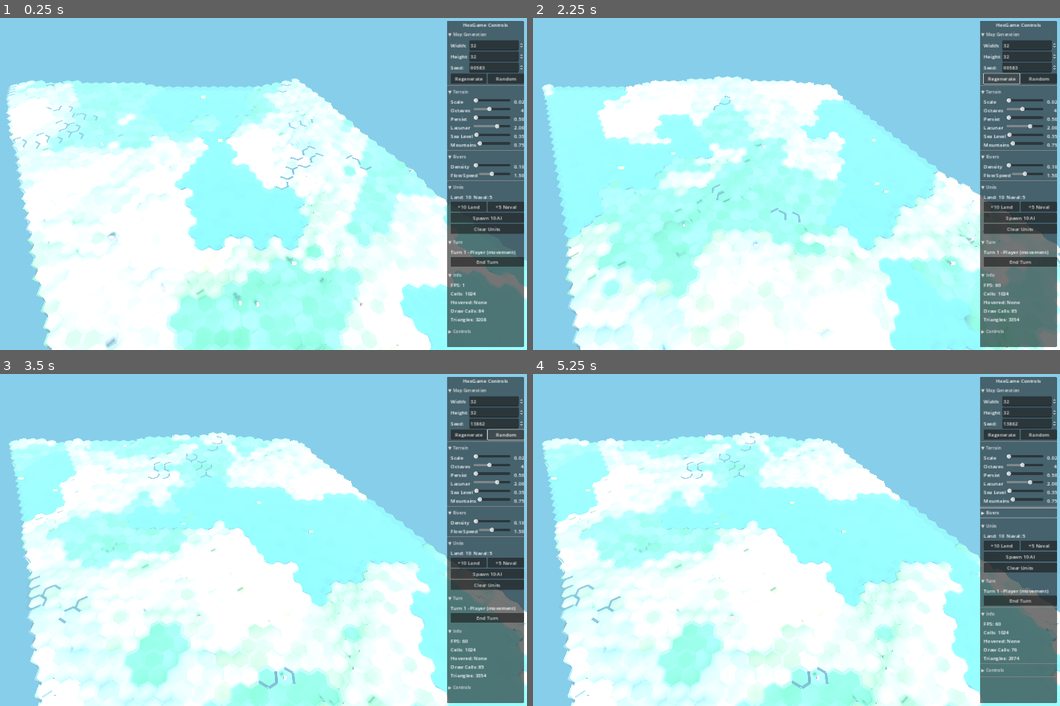
Above: before the commit, frames 1-4 (two rows, left to right).
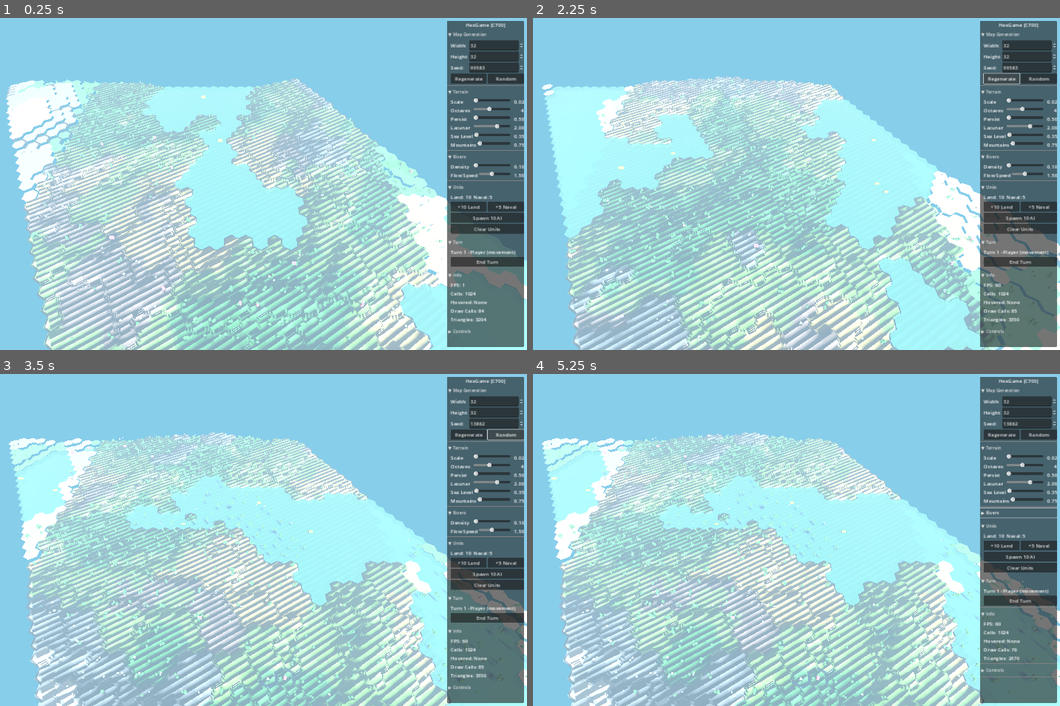
Above: after the commit, the same moments.

Repository: bobum/hexgame
Game: Godot game, scene res://scenes/main.tscn
Same seed, same stepped clock (60 frames per second), same inputs: the game is played once before the commit and once after it.
Inputs:
- Up to frame 1 (0.25 s): no input
- Up to frame 2 (2.25 s): click "▼ Map Generation" at 0.5 s; click "▶ Map Generation" at 1.25 s; click "Regenerate" at 2 s
- Up to frame 3 (3.5 s): click "Random" at 2.75 s
- Up to frame 4 (5.25 s): click "▼ Terrain" at 3.5 s; click "▶ Terrain" at 4.25 s; click "▼ Rivers" at 5 s

The runs differ from the first frame. In frame 1, 38% of the frame differs, in the area x 1-100%, y 1-100%; in frame 2, 36%; in frame 3, 38%; in frame 4, 38%.

Commit message:
Add chunked terrain renderer with LOD and distance culling
- ChunkedTerrainRenderer: 16x16 unit chunks with 3 LOD levels
- Distance culling using camera ray-ground intersection for view center
- Terrain shader with depth bias to reduce z-fighting
- FeatureRenderer for instanced trees and rocks
- Instance ID in UI panel for debugging multiple game windows
- Fog settings tuned to hide LOD transitions and culling

Co-Authored-By: Claude Opus 4.5 <noreply@anthropic.com>

Diff:
--- a/godot/scenes/main.tscn
+++ b/godot/scenes/main.tscn
@@ -11,8 +11,10 @@
 ambient_light_energy = 0.3
 tonemap_mode = 2
 fog_enabled = true
-fog_light_color = Color(0.529, 0.808, 0.922, 1)
-fog_density = 0.02
+fog_mode = 0
+fog_light_color = Color(0.6, 0.75, 0.85, 1)
+fog_light_energy = 1.0
+fog_density = 0.022
 fog_sky_affect = 0.5
 
 [node name="Main" type="Node3D"]
@@ -22,8 +24,8 @@
 script = ExtResource("2_camera")
 current = true
 fov = 60.0
-near = 0.1
-far = 200.0
+near = 1.0
+far = 300.0
 
 [node name="DirectionalLight3D" type="DirectionalLight3D" parent="."]
 transform = Transform3D(0.866025, -0.353553, 0.353553, 0, 0.707107, 0.707107, -0.5, -0.612372, 0.612372, 0, 30, 0)
--- a/godot/src/camera/map_camera.gd
+++ b/godot/src/camera/map_camera.gd
@@ -37,6 +37,9 @@
 
 func _ready() -> void:
 	target_position = target
+	# Increase near plane to reduce z-fighting at medium distances
+	near = 0.5
+	far = 500.0
 	_update_camera_position()
 
 
--- /dev/null
+++ b/godot/src/core/feature.gd
@@ -0,0 +1,21 @@
+class_name Feature
+extends RefCounted
+## Represents a decorative feature (tree, rock) on a hex cell
+
+enum Type {
+	NONE,
+	TREE,
+	ROCK
+}
+
+var type: Type = Type.NONE
+var position: Vector3 = Vector3.ZERO
+var rotation: float = 0.0
+var scale: float = 1.0
+
+
+func _init(feature_type: Type = Type.NONE, pos: Vector3 = Vector3.ZERO, rot: float = 0.0, feature_scale: float = 1.0) -> void:
+	type = feature_type
+	position = pos
+	rotation = rot
+	scale = feature_scale
--- a/godot/src/core/hex_cell.gd
+++ b/godot/src/core/hex_cell.gd
@@ -16,7 +16,7 @@
 
 # Feature data
 var has_road: bool = false
-var feature_type: int = 0  # Trees, rocks, etc.
+var features: Array = []  # Trees, rocks, etc. (Feature objects)
 
 
 ## Get world position of this cell's center
--- a/godot/src/generation/map_generator.gd
+++ b/godot/src/generation/map_generator.gd
@@ -2,6 +2,8 @@
 extends RefCounted
 ## Procedural map generation using noise
 ## Matches web/src/generation/MapGenerator.ts
+
+const FeatureClass = preload("res://src/core/feature.gd")
 
 var noise: FastNoiseLite
 var grid: HexGrid
@@ -65,6 +67,9 @@
 
 	# Generate rivers
 	_generate_rivers(seed_val)
+
+	# Generate features (trees, rocks)
+	_generate_features(seed_val)
 
 
 func _generate_elevation() -> void:
@@ -137,3 +142,90 @@
 		river_count += cell.river_directions.size()
 	if river_count > 0:
 		print("Generated %d river segments" % river_count)
+
+
+func _generate_features(seed_val: int) -> void:
+	var rng = RandomNumberGenerator.new()
+	rng.seed = seed_val + 2000
+
+	var tree_count = 0
+	var rock_count = 0
+
+	for cell in grid.get_all_cells():
+		# Skip water cells
+		if cell.is_underwater():
+			continue
+
+		# Skip cells with rivers
+		if cell.has_river:
+			continue
+
+		# Feature density based on terrain type
+		var tree_chance = 0.0
+		var rock_chance = 0.0
+
+		match cell.terrain_type:
+			TerrainType.Type.FOREST:
+				tree_chance = 0.7
+				rock_chance = 0.1
+			TerrainType.Type.JUNGLE:
+				tree_chance = 0.85
+				rock_chance = 0.05
+			TerrainType.Type.PLAINS:
+				tree_chance = 0.15
+				rock_chance = 0.1
+			TerrainType.Type.SAVANNA:
+				tree_chance = 0.1
+				rock_chance = 0.15
+			TerrainType.Type.HILLS:
+				tree_chance = 0.2
+				rock_chance = 0.3
+			TerrainType.Type.MOUNTAINS:
+				tree_chance = 0.05
+				rock_chance = 0.4
+			TerrainType.Type.DESERT:
+				rock_chance = 0.2
+			TerrainType.Type.SNOW:
+				rock_chance = 0.15
+
+		# Generate features
+		var center = cell.get_world_position()
+
+		# Try to place trees
+		if tree_chance > 0 and rng.randf() < tree_chance:
+			var num_trees = rng.randi_range(1, 3)
+			for _i in range(num_trees):
+				var offset = Vector3(
+					rng.randf_range(-0.3, 0.3),
+					0,
+					rng.randf_range(-0.3, 0.3)
+				)
+				var feature = FeatureClass.new(
+					FeatureClass.Type.TREE,
+					center + offset,
+					rng.randf() * TAU,
+					rng.randf_range(0.8, 1.2)
+				)
+				cell.features.append(feature)
+				tree_count += 1
+
+		# Try to place rocks
+		if rock_chance > 0 and rng.randf() < rock_chance:
+			var num_rocks = rng.randi_range(1, 2)
+			for _i in range(num_rocks):
+				var offset = Vector3(
+					rng.randf_range(-0.35, 0.35),
+					0,
+					rng.randf_range(-0.35, 0.35)
+				)
+				var feature = FeatureClass.new(
+					FeatureClass.Type.ROCK,
+					center + offset,
+					rng.randf() * TAU,
+					rng.randf_range(0.6, 1.4)
+				)
+				cell.features.append(feature)
+				rock_count += 1
+
+	if tree_count > 0 or rock_count > 0:
+		print("Generated %d trees, %d rocks" % [tree_count, rock_count])
--- a/godot/src/main.gd
+++ b/godot/src/main.gd
@@ -7,7 +7,8 @@
 
 var grid: HexGrid
 var map_generator: MapGenerator
-var mesh_instance: MeshInstance3D
+var chunked_terrain: ChunkedTerrainRenderer
+var feature_renderer: FeatureRenderer
 var water_instance: MeshInstance3D
 var water_material: ShaderMaterial
 var river_renderer: EdgeRiverRenderer
@@ -81,6 +82,9 @@
 	# Build and display terrain mesh
 	_build_terrain()
 
+	# Build features (trees, rocks)
+	_build_features()
+
 	# Setup hover system
 	_setup_hover()
 
@@ -89,24 +93,10 @@
 
 
 func _build_terrain() -> void:
-	# Create mesh builder and generate geometry
-	var builder = HexMeshBuilder.new()
-	var mesh = builder.build_grid_mesh(grid)
-
-	# Create mesh instance
-	mesh_instance = MeshInstance3D.new()
-	mesh_instance.mesh = mesh
-
-	# Create material with vertex colors
-	var material = StandardMaterial3D.new()
-	material.vertex_color_use_as_albedo = true
-	material.shading_mode = BaseMaterial3D.SHADING_MODE_PER_VERTEX
-	material.cull_mode = BaseMaterial3D.CULL_DISABLED  # Render both sides
-	mesh_instance.material_override = material
-
-	# Add to scene
-	hex_grid_node.add_child(mesh_instance)
-	print("Terrain mesh added to scene")
+	# Create chunked terrain renderer
+	chunked_terrain = ChunkedTerrainRenderer.new()
+	hex_grid_node.add_child(chunked_terrain)
+	chunked_terrain.build(grid)
 
 	# Build water
 	_build_water()
@@ -275,6 +265,17 @@
 	_update_unit_counts()
 
 
+func _build_features() -> void:
+	# Remove old features
+	if feature_renderer:
+		feature_renderer.queue_free()
+		feature_renderer = null
+
+	feature_renderer = FeatureRenderer.new()
+	hex_grid_node.add_child(feature_renderer)
+	feature_renderer.build(grid)
+
+
 func _build_water() -> void:
 	var water_mesh = WaterRenderer.build_water_mesh(grid)
 	if water_mesh == null:
@@ -316,6 +317,10 @@
 	# Update river animation
 	if river_renderer:
 		river_renderer.update(delta)
+
+	# Update terrain visibility and LOD based on camera
+	if chunked_terrain and camera:
+		chunked_terrain.update(camera)
 
 
 func _center_camera() -> void:
@@ -344,10 +349,11 @@
 
 
 func _regenerate_map() -> void:
-	# Remove old meshes
-	if mesh_instance:
-		mesh_instance.queue_free()
-		mesh_instance = null
+	# Remove old terrain
+	if chunked_terrain:
+		chunked_terrain.dispose()
+		chunked_terrain.queue_free()
+		chunked_terrain = null
 	if water_instance:
 		water_instance.queue_free()
 		water_instance = null
@@ -355,6 +361,9 @@
 	if river_renderer:
 		river_renderer.queue_free()
 		river_renderer = null
+	if feature_renderer:
+		feature_renderer.queue_free()
+		feature_renderer = null
 
 	# Clear units
 	if unit_manager:
@@ -363,6 +372,7 @@
 	# Regenerate
 	map_generator.generate(grid, current_seed)
 	_build_terrain()
+	_build_features()
 
 	# Update hover with new grid
 	if hex_hover:
@@ -402,10 +412,11 @@
 	map_height = height
 	current_seed = seed_val
 
-	# Remove old meshes
-	if mesh_instance:
-		mesh_instance.queue_free()
-		mesh_instance = null
+	# Remove old terrain
+	if chunked_terrain:
+		chunked_terrain.dispose()
+		chunked_terrain.queue_free()
+		chunked_terrain = null
 	if water_instance:
 		water_instance.queue_free()
 		water_instance = null
@@ -413,6 +424,9 @@
 	if river_renderer:
 		river_renderer.queue_free()
 		river_renderer = null
+	if feature_renderer:
+		feature_renderer.queue_free()
+		feature_renderer = null
 
 	# Clear units
 	if unit_manager:
@@ -425,6 +439,7 @@
 	# Generate and build
 	map_generator.generate(grid, current_seed)
 	_build_terrain()
+	_build_features()
 
 	# Update hover with new grid
 	if hex_hover:
--- /dev/null
+++ b/godot/src/rendering/chunked_terrain_renderer.gd
@@ -0,0 +1,255 @@
+class_name ChunkedTerrainRenderer
+extends Node3D
+## Renders hex terrain using a chunk-based system with LOD and culling
+## Matches web/src/rendering/ChunkedTerrainRenderer.ts
+
+const CHUNK_SIZE: float = 16.0
+
+# Distance culling - chunks beyond this are hidden (works with fog)
+const MAX_RENDER_DISTANCE: float = 50.0  # Should match fog density for smooth fadeout
+
+# LOD distance thresholds (from Three.js LODDistances)
+const LOD_HIGH_TO_MEDIUM: float = 25.0
+const LOD_MEDIUM_TO_LOW: float = 45.0
+
+# Material for all terrain meshes
+var terrain_material: ShaderMaterial
+var terrain_shader: Shader
+
+# Chunk storage: key -> TerrainChunk
+var chunks: Dictionary = {}
+
+# Stats
+var total_chunk_count: int = 0
+
+
+class TerrainChunk:
+	var mesh_high: MeshInstance3D    # Full detail
+	var mesh_medium: MeshInstance3D  # Simplified
+	var mesh_low: MeshInstance3D     # Very simple
+	var cells: Array[HexCell] = []
+	var chunk_x: int = 0
+	var chunk_z: int = 0
+	var center: Vector3 = Vector3.ZERO
+
+
+func _init() -> void:
+	# Load terrain shader with depth bias to prevent z-fighting
+	terrain_shader = load("res://src/rendering/terrain_shader.gdshader")
+	terrain_material = ShaderMaterial.new()
+	terrain_material.shader = terrain_shader
+	terrain_material.set_shader_parameter("depth_bias", 0.001)
+
+
+func _get_chunk_key(cx: int, cz: int) -> String:
+	return "%d,%d" % [cx, cz]
+
+
+func _get_cell_chunk_coords(cell: HexCell) -> Vector2i:
+	var coords = HexCoordinates.new(cell.q, cell.r)
+	var world_pos = coords.to_world_position(0)
+	var cx = int(floor(world_pos.x / CHUNK_SIZE))
+	var cz = int(floor(world_pos.z / CHUNK_SIZE))
+	return Vector2i(cx, cz)
+
+
+func _get_chunk_center(cx: int, cz: int) -> Vector3:
+	return Vector3((cx + 0.5) * CHUNK_SIZE, 0, (cz + 0.5) * CHUNK_SIZE)
+
+
+## Build terrain from grid
+func build(grid: HexGrid) -> void:
+	dispose()
+
+	# Group cells into chunks
+	for cell in grid.get_all_cells():
+		var chunk_coords = _get_cell_chunk_coords(cell)
+		var key = _get_chunk_key(chunk_coords.x, chunk_coords.y)
+
+		if not chunks.has(key):
+			var new_chunk = TerrainChunk.new()
+			new_chunk.chunk_x = chunk_coords.x
+			new_chunk.chunk_z = chunk_coords.y
+			new_chunk.center = _get_chunk_center(chunk_coords.x, chunk_coords.y)
+			chunks[key] = new_chunk
+
+		chunks[key].cells.append(cell)
+
+	# Build meshes for all chunks
+	for key in chunks:
+		var chunk: TerrainChunk = chunks[key]
+		_build_chunk_meshes(chunk, grid)
+
+	total_chunk_count = chunks.size()
+	print("Built %d terrain chunks" % total_chunk_count)
+
+
+func _build_chunk_meshes(chunk: TerrainChunk, grid: HexGrid) -> void:
+	if chunk.cells.is_empty():
+		return
+
+	# HIGH detail - full hex with terraces
+	var builder_high = HexMeshBuilder.new()
+	for cell in chunk.cells:
+		builder_high.build_cell(cell, grid)
+	var mesh_high = builder_high._create_mesh()
+
+	chunk.mesh_high = MeshInstance3D.new()
+	chunk.mesh_high.mesh = mesh_high
+	chunk.mesh_high.material_override = terrain_material
+	chunk.mesh_high.cast_shadow = GeometryInstance3D.SHADOW_CASTING_SETTING_ON
+	chunk.mesh_high.name = "Chunk_%d_%d_HIGH" % [chunk.chunk_x, chunk.chunk_z]
+	add_child(chunk.mesh_high)
+
+	# MEDIUM detail - flat hexes
+	var mesh_medium = _build_flat_hex_mesh(chunk.cells)
+	chunk.mesh_medium = MeshInstance3D.new()
+	chunk.mesh_medium.mesh = mesh_medium
+	chunk.mesh_medium.material_override = terrain_material
+	chunk.mesh_medium.cast_shadow = GeometryInstance3D.SHADOW_CASTING_SETTING_OFF
+	chunk.mesh_medium.name = "Chunk_%d_%d_MED" % [chunk.chunk_x, chunk.chunk_z]
+	chunk.mesh_medium.visible = false
+	add_child(chunk.mesh_medium)
+
+	# LOW detail - simple quads (even simpler)
+	var mesh_low = _build_simple_quad_mesh(chunk.cells)
+	chunk.mesh_low = MeshInstance3D.new()
+	chunk.mesh_low.mesh = mesh_low
+	chunk.mesh_low.material_override = terrain_material
+	chunk.mesh_low.cast_shadow = GeometryInstance3D.SHADOW_CASTING_SETTING_OFF
+	chunk.mesh_low.name = "Chunk_%d_%d_LOW" % [chunk.chunk_x, chunk.chunk_z]
+	chunk.mesh_low.visible = false
+	add_child(chunk.mesh_low)
+
+
+## Build flat hex mesh (medium LOD)
+func _build_flat_hex_mesh(cells: Array[HexCell]) -> ArrayMesh:
+	var st = SurfaceTool.new()
+	st.begin(Mesh.PRIMITIVE_TRIANGLES)
+	var corners = HexMetrics.get_corners()
+
+	for cell in cells:
+		var center = cell.get_world_position()
+		var color = cell.get_color()
+
+		for i in range(6):
+			var c1 = corners[i]
+			var c2 = corners[(i + 1) % 6]
+			st.set_color(color)
+			st.add_vertex(center)
+			st.add_vertex(Vector3(center.x + c1.x, center.y, center.z + c1.z))
+			st.add_vertex(Vector3(center.x + c2.x, center.y, center.z + c2.z))
+
+	st.generate_normals()
+	return st.commit()
+
+
+## Build simple quad mesh (low LOD) - one quad per cell
+func _build_simple_quad_mesh(cells: Array[HexCell]) -> ArrayMesh:
+	var st = SurfaceTool.new()
+	st.begin(Mesh.PRIMITIVE_TRIANGLES)
+
+	for cell in cells:
+		var center = cell.get_world_position()
+		var color = cell.get_color()
+		var size = HexMetrics.OUTER_RADIUS * 0.9
+
+		# Simple quad
+		var v1 = Vector3(center.x - size, center.y, center.z - size)
+		var v2 = Vector3(center.x + size, center.y, center.z - size)
+		var v3 = Vector3(center.x + size, center.y, center.z + size)
+		var v4 = Vector3(center.x - size, center.y, center.z + size)
+
+		st.set_color(color)
+		st.add_vertex(v1)
+		st.add_vertex(v2)
+		st.add_vertex(v3)
+
+		st.set_color(color)
+		st.add_vertex(v1)
+		st.add_vertex(v3)
+		st.add_vertex(v4)
+
+	st.generate_normals()
+	return st.commit()
+
+
+## Update visibility and LOD based on camera - call every frame
+func update(camera: Camera3D) -> void:
+	var camera_pos = camera.global_position
+
+	# Calculate where camera is actually looking - project screen center to ground
+	# This properly handles camera rotation unlike using orbital target
+	var forward = -camera.global_transform.basis.z
+	var view_center: Vector3
+
+	if forward.y < -0.01:  # Camera looking down at ground
+		# Ray from camera along forward direction, find Y=0 intersection
+		var t = -camera_pos.y / forward.y
+		view_center = camera_pos + forward * t
+	else:
+		# Camera looking up or horizontal - use camera XZ position
+		view_center = Vector3(camera_pos.x, 0, camera_pos.z)
+
+	# Use simple distance-based culling without zoom scaling
+	var effective_max_dist = MAX_RENDER_DISTANCE
+	var max_dist_sq = effective_max_dist * effective_max_dist
+
+	var visible_count = 0
+	var culled_count = 0
+
+	for key in chunks:
+		var chunk: TerrainChunk = chunks[key]
+		if not chunk.mesh_high:
+			continue
+
+		# Horizontal distance from view center to chunk
+		var dx = chunk.center.x - view_center.x
+		var dz = chunk.center.z - view_center.z
+		var dist_sq = dx * dx + dz * dz
+
+		if dist_sq > max_dist_sq:
+			# Beyond render distance - hide all LODs
+			chunk.mesh_high.visible = false
+			chunk.mesh_medium.visible = false
+			chunk.mesh_low.visible = false
+			culled_count += 1
+			continue
+
+		visible_count += 1
+		var dist = sqrt(dist_sq)
+
+		# Debug: print first chunk distance occasionally
+		if key == chunks.keys()[0] and Engine.get_frames_drawn() % 120 == 0:
+			print("Chunk dist: %.1f, max: %.1f, view_center: %s" % [dist, effective_max_dist, view_center])
+
+		# LOD selection based on distance
+		if dist < LOD_HIGH_TO_MEDIUM:
+			chunk.mesh_high.visible = true
+			chunk.mesh_medium.visible = false
+			chunk.mesh_low.visible = false
+		elif dist < LOD_MEDIUM_TO_LOW:
+			chunk.mesh_high.visible = false
+			chunk.mesh_medium.visible = true
+			chunk.mesh_low.visible = false
+		else:
+			chunk.mesh_high.visible = false
+			chunk.mesh_medium.visible = false
+			chunk.mesh_low.visible = true
+
+
+func get_chunk_count() -> int:
+	return total_chunk_count
+
+
+func dispose() -> void:
+	for key in chunks:
+		var chunk: TerrainChunk = chunks[key]
+		if chunk.mesh_high:
+			chunk.mesh_high.queue_free()
+		if chunk.mesh_medium:
+			chunk.mesh_medium.queue_free()
+		if chunk.mesh_low:
+			chunk.mesh_low.queue_free()
+	chunks.clear()
+	total_chunk_count = 0
--- /dev/null
+++ b/godot/src/rendering/feature_renderer.gd
@@ -0,0 +1,256 @@
+class_name FeatureRenderer
+extends Node3D
+## Renders instanced features (trees, rocks) using MultiMesh for performance
+
+const FeatureClass = preload("res://src/core/feature.gd")
+
+var tree_multimesh: MultiMeshInstance3D
+var rock_multimesh: MultiMeshInstance3D
+
+var tree_material: StandardMaterial3D
+var rock_material: StandardMaterial3D
+
+
+func _init() -> void:
+	# Create materials
+	tree_material = StandardMaterial3D.new()
+	tree_material.albedo_color = Color(0.133, 0.545, 0.133)  # Forest green
+	tree_material.shading_mode = BaseMaterial3D.SHADING_MODE_PER_VERTEX
+	tree_material.cull_mode = BaseMaterial3D.CULL_BACK
+
+	rock_material = StandardMaterial3D.new()
+	rock_material.albedo_color = Color(0.412, 0.412, 0.412)  # Dim gray
+	rock_material.shading_mode = BaseMaterial3D.SHADING_MODE_PER_VERTEX
+	rock_material.cull_mode = BaseMaterial3D.CULL_BACK
+
+
+## Build feature meshes from grid
+func build(grid: HexGrid) -> void:
+	dispose()
+
+	# Collect all features
+	var trees: Array = []
+	var rocks: Array = []
+
+	for cell in grid.get_all_cells():
+		for feature in cell.features:
+			if feature.type == FeatureClass.Type.TREE:
+				trees.append(feature)
+			elif feature.type == FeatureClass.Type.ROCK:
+				rocks.append(feature)
+
+	# Build tree instances
+	if trees.size() > 0:
+		_build_trees(trees)
+
+	# Build rock instances
+	if rocks.size() > 0:
+		_build_rocks(rocks)
+
+	print("Built features: %d trees, %d rocks" % [trees.size(), rocks.size()])
+
+
+func _build_trees(trees: Array) -> void:
+	# Create tree mesh (cone + trunk)
+	var tree_mesh = _create_tree_mesh()
+
+	# Create MultiMesh
+	var multimesh = MultiMesh.new()
+	multimesh.transform_format = MultiMesh.TRANSFORM_3D
+	multimesh.use_colors = true
+	multimesh.mesh = tree_mesh
+	multimesh.instance_count = trees.size()
+
+	# Set transforms and colors
+	var rng = RandomNumberGenerator.new()
+	rng.seed = 12345  # Deterministic for consistent colors
+
+	for i in range(trees.size()):
+		var feature = trees[i]
+		var transform = Transform3D()
+		transform = transform.rotated(Vector3.UP, feature.rotation)
+		transform = transform.scaled(Vector3.ONE * feature.scale)
+		transform.origin = feature.position
+		multimesh.set_instance_transform(i, transform)
+
+		# Vary color slightly
+		var color = Color(0.133, 0.545, 0.133)
+		var variation = rng.randf_range(-0.1, 0.1)
+		color = color.lightened(variation)
+		multimesh.set_instance_color(i, color)
+
+	# Create instance
+	tree_multimesh = MultiMeshInstance3D.new()
+	tree_multimesh.multimesh = multimesh
+	tree_multimesh.material_override = tree_material
+	tree_multimesh.cast_shadow = GeometryInstance3D.SHADOW_CASTING_SETTING_ON
+	tree_multimesh.name = "Trees"
+
+	add_child(tree_multimesh)
+
+
+func _build_rocks(rocks: Array) -> void:
+	# Create rock mesh (deformed icosahedron)
+	var rock_mesh = _create_rock_mesh()
+
+	# Create MultiMesh
+	var multimesh = MultiMesh.new()
+	multimesh.transform_format = MultiMesh.TRANSFORM_3D
+	multimesh.use_colors = true
+	multimesh.mesh = rock_mesh
+	multimesh.instance_count = rocks.size()
+
+	# Set transforms and colors
+	var rng = RandomNumberGenerator.new()
+	rng.seed = 54321  # Deterministic for consistent colors
+
+	for i in range(rocks.size()):
+		var feature = rocks[i]
+		var transform = Transform3D()
+		transform = transform.rotated(Vector3.UP, feature.rotation)
+		transform = transform.scaled(Vector3.ONE * feature.scale)
+		transform.origin = feature.position
+		multimesh.set_instance_transform(i, transform)
+
+		# Vary color slightly
+		var color = Color(0.412, 0.412, 0.412)
+		var variation = rng.randf_range(-0.15, 0.15)
+		color = color.lightened(variation)
+		multimesh.set_instance_color(i, color)
+
+	# Create instance
+	rock_multimesh = MultiMeshInstance3D.new()
+	rock_multimesh.multimesh = multimesh
+	rock_multimesh.material_override = rock_material
+	rock_multimesh.cast_shadow = GeometryInstance3D.SHADOW_CASTING_SETTING_ON
+	rock_multimesh.name = "Rocks"
+
+	add_child(rock_multimesh)
+
+
+## Create simple tree mesh (cone for foliage + cylinder trunk)
+func _create_tree_mesh() -> ArrayMesh:
+	var st = SurfaceTool.new()
+	st.begin(Mesh.PRIMITIVE_TRIANGLES)
+
+	# Cone for foliage
+	var cone_height = 0.4
+	var cone_radius = 0.15
+	var cone_y = 0.3
+	var segments = 6
+
+	# Cone top vertex
+	var top = Vector3(0, cone_y + cone_height, 0)
+
+	# Cone base vertices
+	for i in range(segments):
+		var angle1 = float(i) / segments * TAU
+		var angle2 = float(i + 1) / segments * TAU
+
+		var v1 = Vector3(cos(angle1) * cone_radius, cone_y, sin(angle1) * cone_radius)
+		var v2 = Vector3(cos(angle2) * cone_radius, cone_y, sin(angle2) * cone_radius)
+
+		# Side triangle
+		st.set_color(Color(0.133, 0.545, 0.133))
+		st.add_vertex(top)
+		st.add_vertex(v1)
+		st.add_vertex(v2)
+
+	# Trunk (cylinder)
+	var trunk_radius_top = 0.03
+	var trunk_radius_bottom = 0.04
+	var trunk_height = 0.15
+
+	for i in range(segments):
+		var angle1 = float(i) / segments * TAU
+		var angle2 = float(i + 1) / segments * TAU
+
+		var t1 = Vector3(cos(angle1) * trunk_radius_top, trunk_height, sin(angle1) * trunk_radius_top)
+		var t2 = Vector3(cos(angle2) * trunk_radius_top, trunk_height, sin(angle2) * trunk_radius_top)
+		var b1 = Vector3(cos(angle1) * trunk_radius_bottom, 0, sin(angle1) * trunk_radius_bottom)
+		var b2 = Vector3(cos(angle2) * trunk_radius_bottom, 0, sin(angle2) * trunk_radius_bottom)
+
+		var trunk_color = Color(0.4, 0.26, 0.13)  # Brown
+		st.set_color(trunk_color)
+		st.add_vertex(t1)
+		st.add_vertex(b1)
+		st.add_vertex(t2)
+
+		st.add_vertex(t2)
+		st.add_vertex(b1)
+		st.add_vertex(b2)
+
+	st.generate_normals()
+	return st.commit()
+
+
+## Create rock mesh (deformed icosahedron)
+func _create_rock_mesh() -> ArrayMesh:
+	# Start with an icosahedron base
+	var st = SurfaceTool.new()
+	st.begin(Mesh.PRIMITIVE_TRIANGLES)
+
+	# Icosahedron vertices (unit)
+	var t = (1.0 + sqrt(5.0)) / 2.0
+	var verts = [
+		Vector3(-1, t, 0).normalized() * 0.12,
+		Vector3(1, t, 0).normalized() * 0.12,
+		Vector3(-1, -t, 0).normalized() * 0.12,
+		Vector3(1, -t, 0).normalized() * 0.12,
+		Vector3(0, -1, t).normalized() * 0.12,
+		Vector3(0, 1, t).normalized() * 0.12,
+		Vector3(0, -1, -t).normalized() * 0.12,
+		Vector3(0, 1, -t).normalized() * 0.12,
+		Vector3(t, 0, -1).normalized() * 0.12,
+		Vector3(t, 0, 1).normalized() * 0.12,
+		Vector3(-t, 0, -1).normalized() * 0.12,
+		Vector3(-t, 0, 1).normalized() * 0.12
+	]
+
+	# Deform vertices for organic look
+	for i in range(verts.size()):
+		var v = verts[i]
+		var noise = sin(v.x * 10) * cos(v.z * 10) * 0.3 + 1
+		# Flatten bottom half
+		var y_scale = 0.3 if v.y < 0 else 1.0
+		verts[i] = Vector3(v.x * noise, v.y * noise * y_scale, v.z * noise)
+		# Shift up so bottom sits at y=0
+		verts[i].y += 0.08
+
+	# Icosahedron faces (20 triangles)
+	var faces = [
+		[0, 11, 5], [0, 5, 1], [0, 1, 7], [0, 7, 10], [0, 10, 11],
+		[1, 5, 9], [5, 11, 4], [11, 10, 2], [10, 7, 6], [7, 1, 8],
+		[3, 9, 4], [3, 4, 2], [3, 2, 6], [3, 6, 8], [3, 8, 9],
+		[4, 9, 5], [2, 4, 11], [6, 2, 10], [8, 6, 7], [9, 8, 1]
+	]
+
+	var rock_color = Color(0.412, 0.412, 0.412)
+	for face in faces:
+		st.set_color(rock_color)
+		st.add_vertex(verts[face[0]])
+		st.add_vertex(verts[face[1]])
+		st.add_vertex(verts[face[2]])
+
+	st.generate_normals()
+	return st.commit()
+
+
+## Update visibility based on camera distance
+func update_visibility(camera_distance: float) -> void:
+	var show_features = camera_distance < 75.0
+
+	if tree_multimesh:
+		tree_multimesh.visible = show_features
+	if rock_multimesh:
+		rock_multimesh.visible = show_features
+
+
+## Clean up resources
+func dispose() -> void:
+	if tree_multimesh:
+		tree_multimesh.queue_free()
+		tree_multimesh = null
+	if rock_multimesh:
+		rock_multimesh.queue_free()
+		rock_multimesh = null
--- /dev/null
+++ b/godot/src/rendering/terrain_shader.gdshader
@@ -0,0 +1,16 @@
+shader_type spatial;
+render_mode cull_disabled, vertex_lighting;
+
+// Depth bias to prevent z-fighting
+uniform float depth_bias : hint_range(-0.01, 0.01) = 0.0005;
+
+void vertex() {
+	// Apply small depth bias by pushing vertex slightly toward camera
+	// This prevents z-fighting on coplanar surfaces
+	vec3 view_dir = normalize(VERTEX);
+	VERTEX -= view_dir * depth_bias;
+}
+
+void fragment() {
+	ALBEDO = COLOR.rgb;
+}
--- a/godot/src/ui/game_ui.gd
+++ b/godot/src/ui/game_ui.gd
@@ -63,9 +63,10 @@
 
 
 func _build_ui() -> void:
-	# Title
+	# Title with instance ID for debugging
+	var instance_id = "%04X" % (randi() % 0xFFFF)
 	var title = Label.new()
-	title.text = "HexGame Controls"
+	title.text = "HexGame [%s]" % instance_id
 	title.horizontal_alignment = HORIZONTAL_ALIGNMENT_CENTER
 	title.add_theme_font_size_override("font_size", 16)
 	main_vbox.add_child(title)
